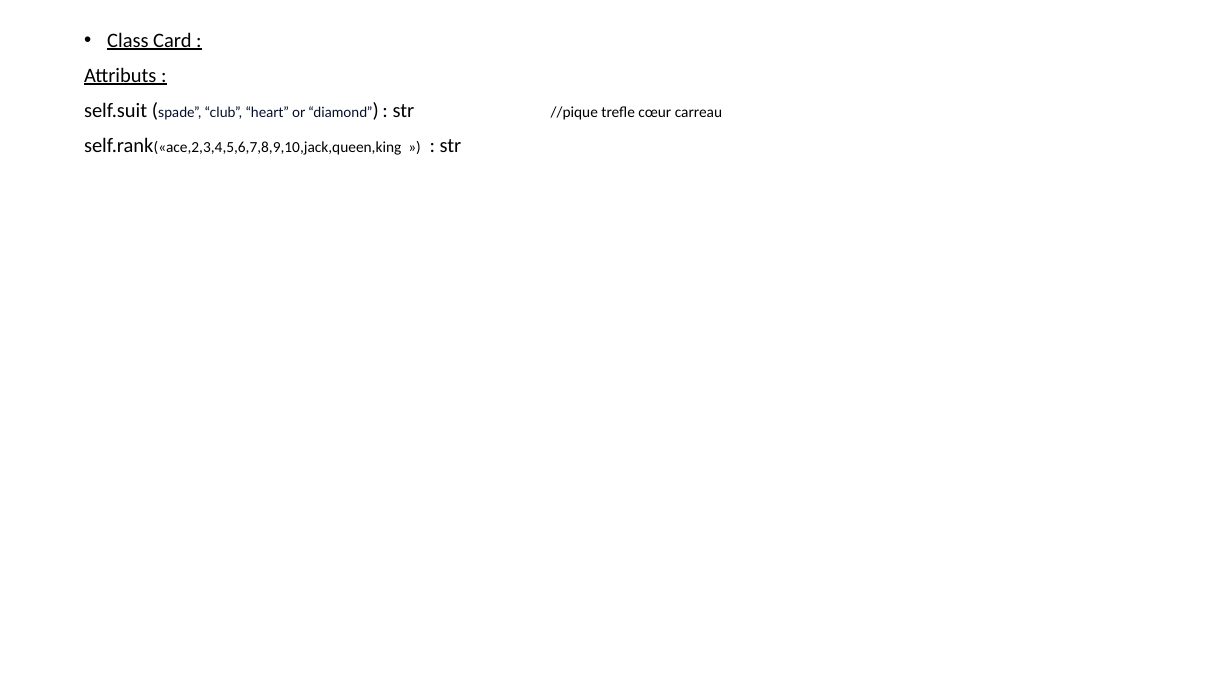
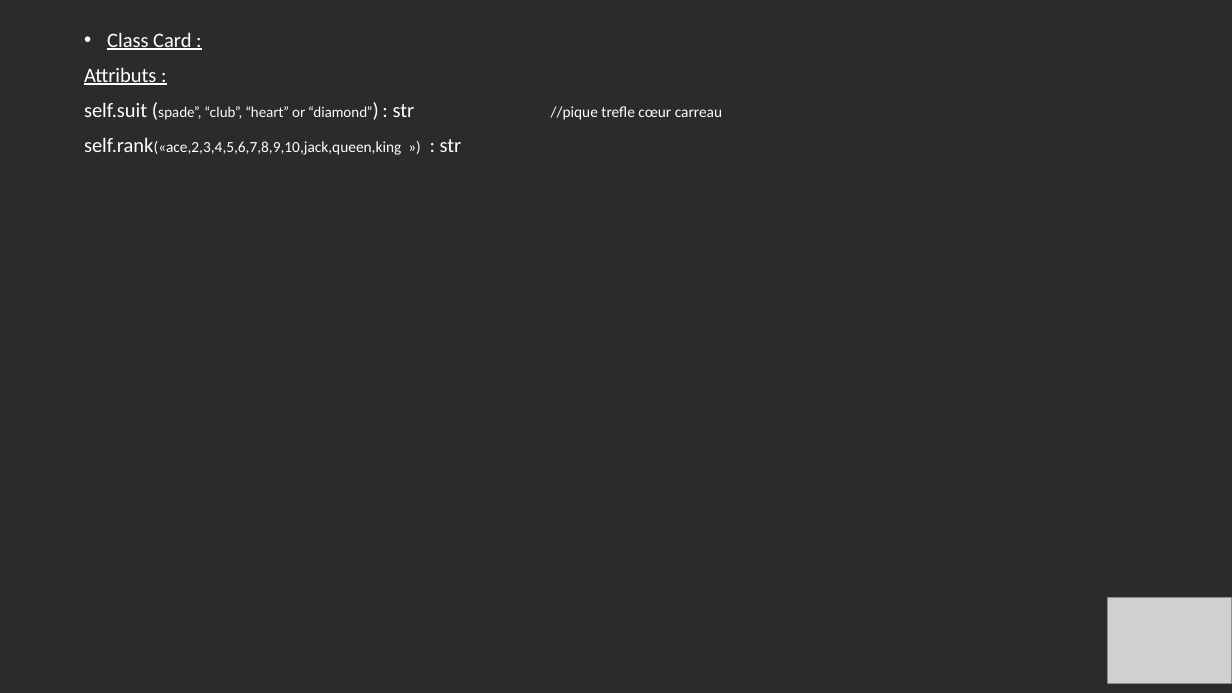
Before and after one commit to TooFuW/ProjetPoker, a slide deck: slide 4 of caractéristiques_techniques.pptx. Drawn at 1232x693 pixels with LibreOffice and Linux fonts; fonts in the diff are those of the drawing; grey boxes stand for pictures; background and template pictures are left out; a plain dark background stands for a picture behind light text. Boxes give left, top, right and bottom in pixels: in the first picture for what was removed or moved away, otherwise in the second. Text is boxed around its words. In the diff, an @@ line names an element or a change of style, - is before the commit and + after.

```diff
--- a/caractéristiques_techniques.pptx
+++ b/caractéristiques_techniques.pptx
@@ background #FFFFFF to picture (left out) @@
@@ text "Class Card :" at [84,32,462,155]: text colour #000000 to #FFFFFF in "Class Card :", "Attributs :", "self.suit (spade”, “diamond”) : str //pique trefle ...", "self.rank(«ace,2,3,4,5,6,7,8,9,10,jack,queen,king ») : str"; text colour #040C28 to #FFFFFF in "(spade”, “club”, “heart” or “diamond”)" @@
@@ picture added at [1108,598,1232,683] @@
```
Also in this commit, not shown: 6 other slides changed, 5 slides added.
